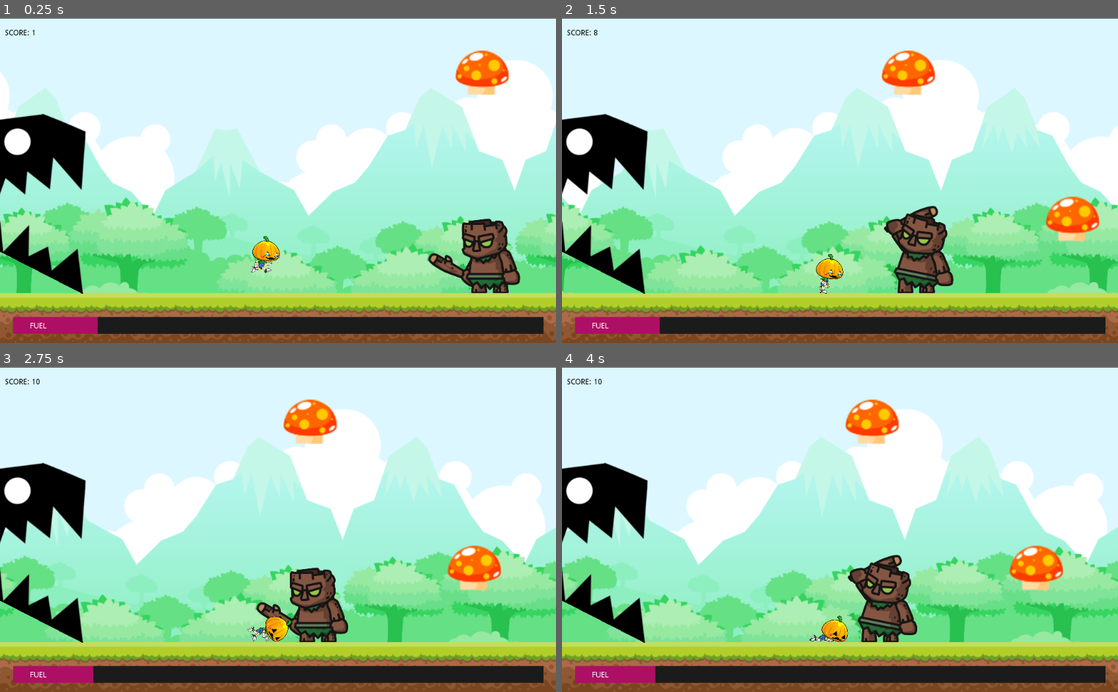
Above: before the commit, frames 1-4 (two rows, left to right).
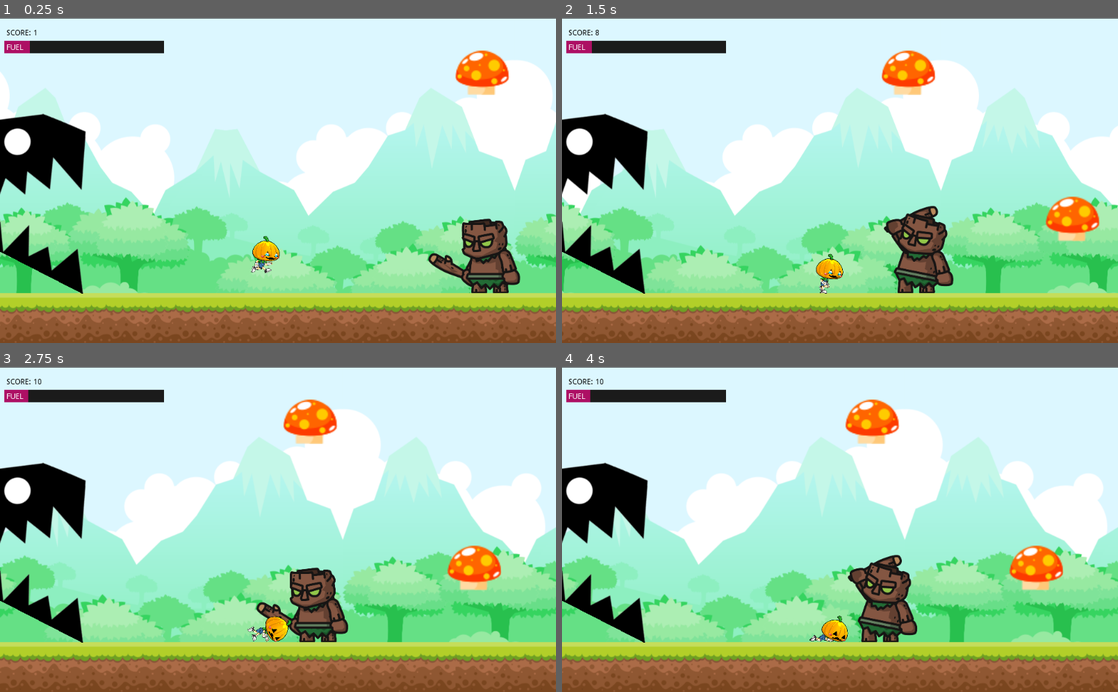
Above: after the commit, the same moments.

Repository: erick29496/godotGame
Game: Godot game, scene res://scenes/Game.tscn
Two runs of this game, one before a commit and one after it. Both use one fixed random seed, a clock stepped at 60 frames per second and the inputs below.
Inputs:
- Up to frame 1 (0.25 s): no input
- Up to frame 2 (1.5 s): tap Space (ui_select) at 0.77 s
- Up to frame 3 (2.75 s): tap Space (ui_select) at 1.52 s
- Up to frame 4 (4 s): tap Space (ui_select) at 3.02, 3.77 s

The runs differ from the first frame. In frame 1, 6.3% of the frame differs, in the area x 0-98%, y 3-98%; in frame 2, 6.3%; in frame 3, 6.3%; in frame 4, 6.3%.

Commit message:
add uruguru animation

Diff:
--- a/game/scenes/FuelBar.tscn
+++ b/game/scenes/FuelBar.tscn
@@ -13,8 +13,9 @@
 }
 
 [node name="FuelUnder" type="TextureProgress" parent="."]
-margin_right = 40.0
-margin_bottom = 40.0
+margin_right = 842.0
+margin_bottom = 130.0
+rect_scale = Vector2( 0.3, 0.746 )
 max_value = 500.0
 value = 100.0
 texture_under = ExtResource( 3 )
@@ -24,8 +25,10 @@
 }
 
 [node name="FuelOver" type="TextureProgress" parent="."]
-margin_right = 40.0
-margin_bottom = 40.0
+margin_left = -0.957184
+margin_right = 841.043
+margin_bottom = 130.0
+rect_scale = Vector2( 0.3, 0.731 )
 max_value = 500.0
 value = 100.0
 texture_progress = ExtResource( 4 )
--- a/game/scenes/Game.tscn
+++ b/game/scenes/Game.tscn
@@ -72,17 +72,17 @@
 [node name="FuelBar" parent="CanvasLayer" instance=ExtResource( 8 )]
 anchor_right = 0.0
 anchor_bottom = 0.0
-margin_left = 24.4909
-margin_top = 551.58
-margin_right = 1048.49
-margin_bottom = 1151.58
+margin_left = 9.0
+margin_top = 42.0
+margin_right = 863.0
+margin_bottom = 217.0
 rect_scale = Vector2( 1.16, 0.239999 )
 
 [node name="FuelLabel" type="RichTextLabel" parent="CanvasLayer"]
-margin_left = 55.1737
-margin_top = 561.976
-margin_right = 95.1737
-margin_bottom = 601.976
+margin_left = 12.1353
+margin_top = 48.0564
+margin_right = 52.1353
+margin_bottom = 88.0564
 bbcode_enabled = true
 bbcode_text = "[b]FUEL[/b]"
 text = "FUEL"
@@ -91,9 +91,9 @@
 }
 
 [node name="Score" type="RichTextLabel" parent="CanvasLayer"]
-margin_left = 8.83282
+margin_left = 12.241
 margin_top = 20.7516
-margin_right = 408.833
+margin_right = 412.241
 margin_bottom = 60.7516
 custom_colors/default_color = Color( 0, 0, 0, 1 )
 bbcode_enabled = true
--- a/game/scenes/Uruguru.tscn
+++ b/game/scenes/Uruguru.tscn
@@ -1,20 +1,60 @@
-[gd_scene load_steps=4 format=2]
+[gd_scene load_steps=6 format=2]
 
 [ext_resource path="res://assets/Monstruo.png" type="Texture" id=1]
 [ext_resource path="res://scripts/Uruguru.gd" type="Script" id=2]
 
 [sub_resource type="RectangleShape2D" id=1]
-extents = Vector2( 90.0829, 167.786 )
+extents = Vector2( 90.0829, 418.341 )
+
+[sub_resource type="Animation" id=3]
+resource_name = "eat"
+length = 0.7
+loop = true
+step = 0.05
+tracks/0/type = "value"
+tracks/0/path = NodePath("Sprite:scale")
+tracks/0/interp = 1
+tracks/0/loop_wrap = true
+tracks/0/imported = false
+tracks/0/enabled = true
+tracks/0/keys = {
+"times": PoolRealArray( 0, 0.35, 0.7 ),
+"transitions": PoolRealArray( 1, 1, 1 ),
+"update": 0,
+"values": [ Vector2( 1, 1 ), Vector2( 1.8, 1.8 ), Vector2( 1, 1 ) ]
+}
+
+[sub_resource type="Animation" id=2]
+resource_name = "mouth"
+length = 2.0
+loop = true
+tracks/0/type = "value"
+tracks/0/path = NodePath("Sprite:scale")
+tracks/0/interp = 1
+tracks/0/loop_wrap = true
+tracks/0/imported = false
+tracks/0/enabled = true
+tracks/0/keys = {
+"times": PoolRealArray( 0, 1, 2 ),
+"transitions": PoolRealArray( 1, 1, 1 ),
+"update": 0,
+"values": [ Vector2( 1, 1 ), Vector2( 1.8, 1.8 ), Vector2( 1, 1 ) ]
+}
 
 [node name="Uruguru" type="Area2D"]
 collision_layer = 32
 script = ExtResource( 2 )
 
 [node name="CollisionShape2D" type="CollisionShape2D" parent="."]
-position = Vector2( -54.6443, 37.5268 )
+position = Vector2( -57.2383, 15.4781 )
+scale = Vector2( 1, 0.922397 )
 shape = SubResource( 1 )
 
 [node name="Sprite" type="Sprite" parent="."]
 rotation = 0.473983
 texture = ExtResource( 1 )
+
+[node name="AnimationPlayer" type="AnimationPlayer" parent="."]
+anims/eat = SubResource( 3 )
+anims/mouth = SubResource( 2 )
 [connection signal="body_entered" from="." to="." method="_on_Uruguru_body_entered"]
--- a/game/scripts/Player.gd
+++ b/game/scripts/Player.gd
@@ -71,3 +71,6 @@
 
 func getScore():
 	return score
+
+func getDistancePlayerCamera():
+	return (get_parent().get_node("Camera2D").get_camera_position().x - position.x)
--- a/game/scripts/Uruguru.gd
+++ b/game/scripts/Uruguru.gd
@@ -1,5 +1,6 @@
 extends Area2D
 
+var playerDead = false
 
 # Called when the node enters the scene tree for the first time.
 func _ready():
@@ -7,9 +8,21 @@
 
 
 # Called every frame. 'delta' is the elapsed time since the previous frame.
-#func _process(delta):
-#	pass
+func _process(delta):
+	if !playerDead:
+		var distance = getPlayerDistance()
+		if distance > 150 and distance <= 300:
+			get_node("AnimationPlayer").play("mouth")
+		elif distance > 300:
+			get_node("AnimationPlayer").play("eat")
+		else:
+			get_node("AnimationPlayer").stop()
 
 
 func _on_Uruguru_body_entered(body):
+	playerDead = true
 	get_parent().get_parent().get_node('Player').die()
+	get_node("AnimationPlayer").stop()
+
+func getPlayerDistance():
+	return get_parent().get_parent().get_node('Player').getDistancePlayerCamera()
Not shown, changed: .DS_Store
Not shown, changed: game/.DS_Store
